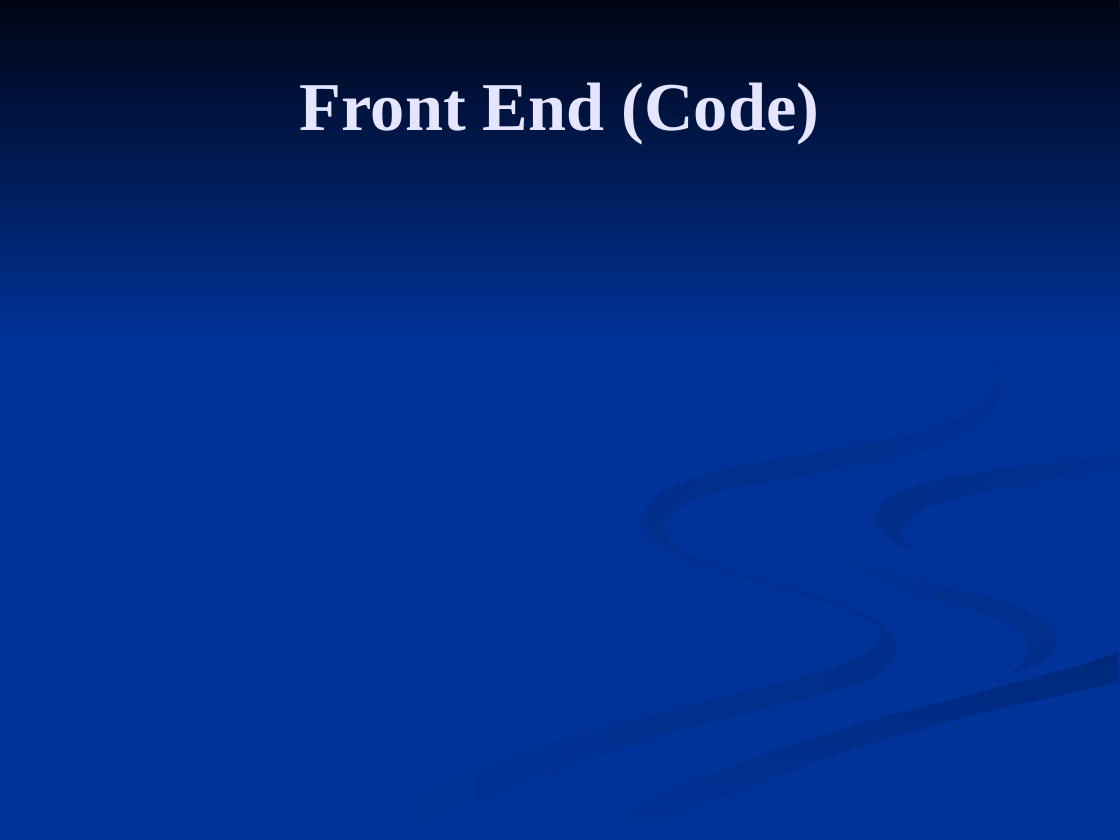
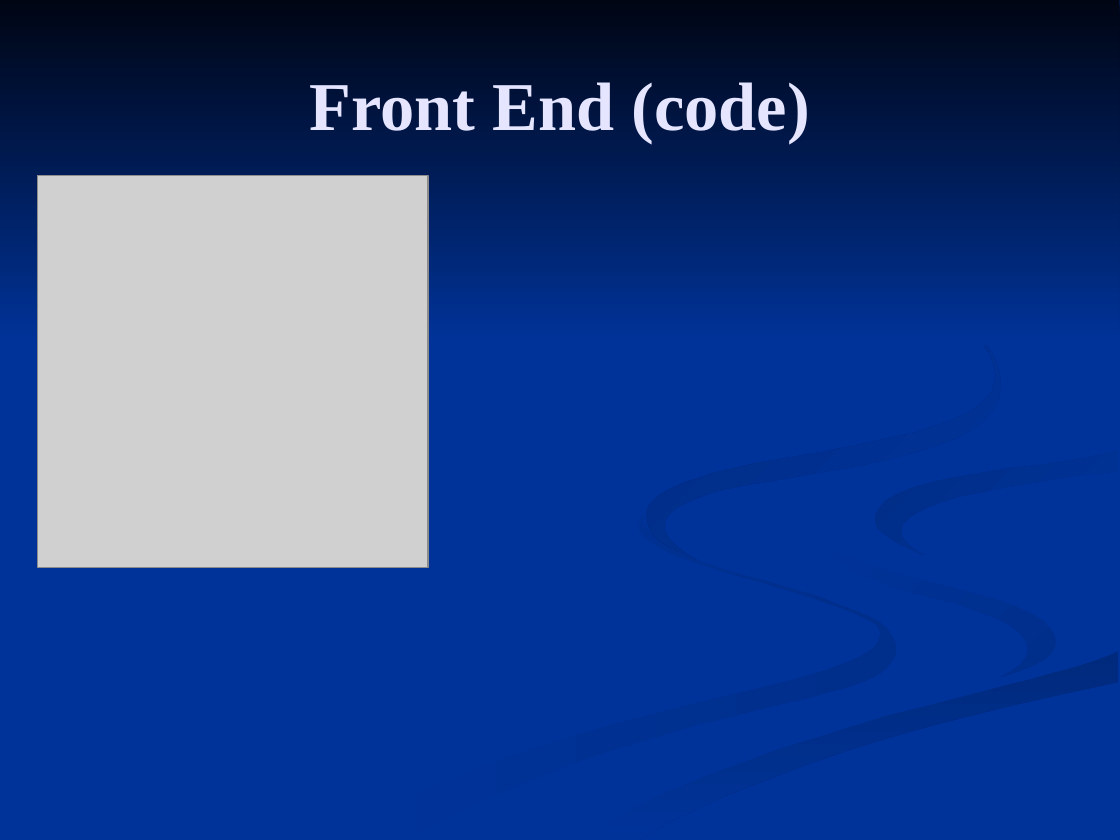
Before and after one commit to mcarbajal2/CSC4370_Final_Project, a slide deck: slide 4 of Final Project.ppt. Drawn at 1120x840 pixels with LibreOffice and Linux fonts; fonts in the diff are those of the drawing; grey boxes stand for pictures. Boxes give left, top, right and bottom in pixels: in the first picture for what was removed or moved away, otherwise in the second. Text is boxed around its words. In the diff, an @@ line names an element or a change of style, - is before the commit and + after.

Commit message:
updated

```diff
--- a/Final Project.ppt
+++ b/Final Project.ppt
@@ title at (309,82,810,144): text changed @@
-Front End (Code)
+Front End (code)
@@ picture added at (37,175,428,567) @@
@@ freeform shape at (336,514,896,839): fill gradient #002E8A to #003399 to gradient #003399 to #002E8B @@
```
Also in this commit, not shown: 6 other slides changed, 5 slides added, 3 slides removed.
